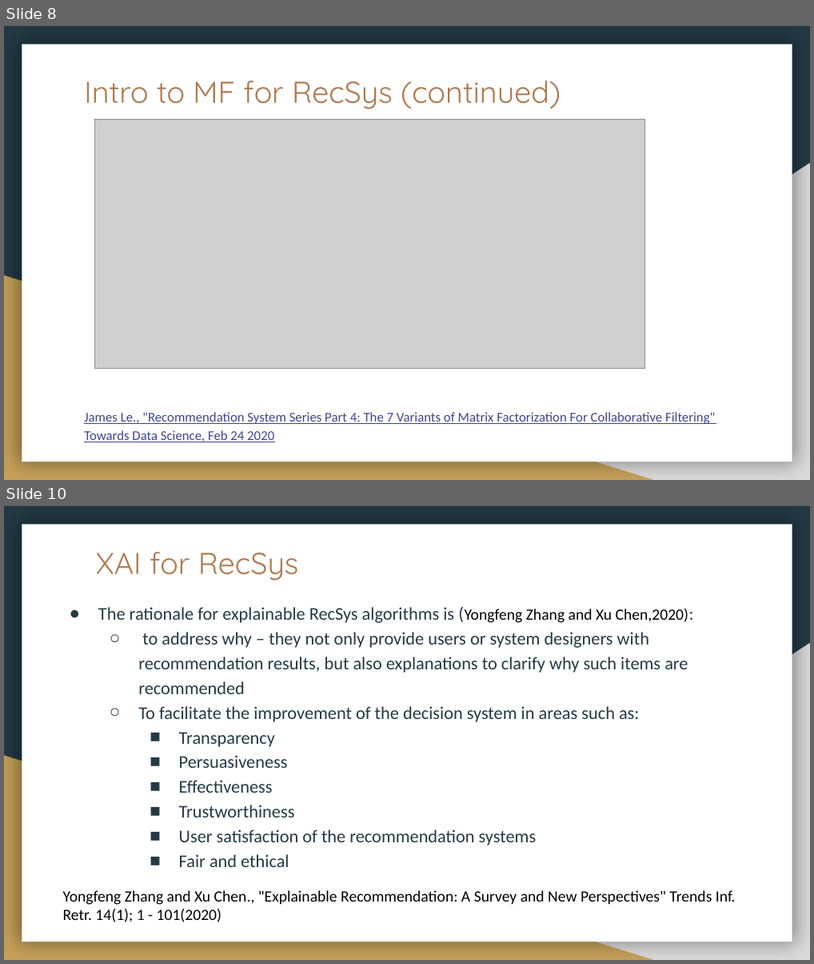
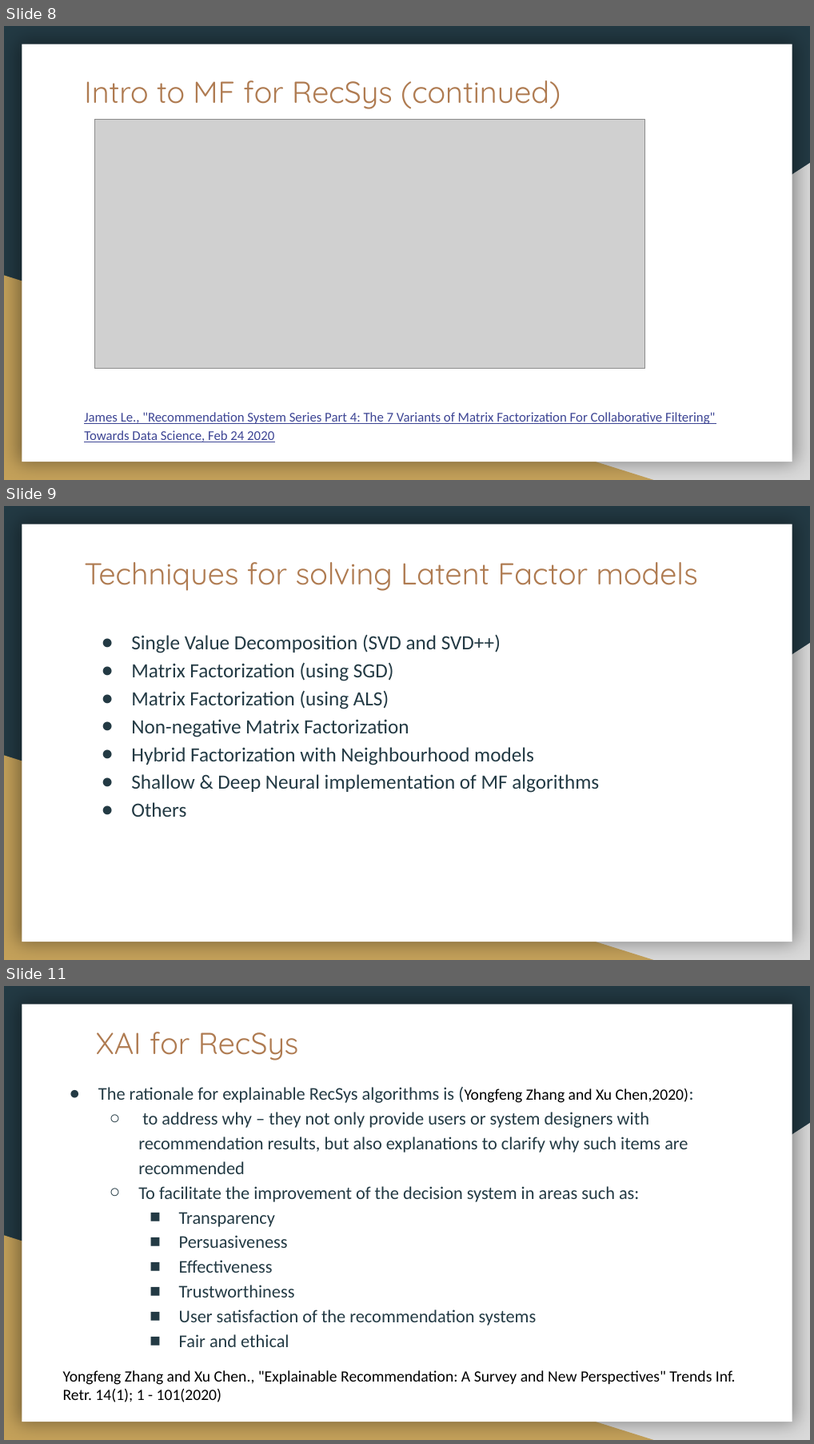
Before and after one commit to aidowu1/Hands-on-Intro-to-building-Explainability-for-RecSys, a slide deck: Presentation/Hands-on Intro to developing Explainability for Recommendation Systems.pptx. Shown one above the other, each under a label of ours: slides 8 and 10 before the commit, slides 8, 9 and 11 after it; the slides between them are not shown. The pictures are 814x964 and 814x1444 pixels, drawn with LibreOffice and Linux fonts; fonts in the diff are those of the drawing; grey boxes stand for pictures. Boxes give left, top, right and bottom in pixels: in the first picture for what was removed or moved away, otherwise in the second. Text is boxed around its words. In the diff, an @@ line names an element or a change of style, - is before the commit and + after.

```diff
--- a/Presentation/Hands-on Intro to developing Explainability for Recommendation Systems.pptx
+++ b/Presentation/Hands-on Intro to developing Explainability for Recommendation Systems.pptx
@@ slide 9 added at (x1=4, y1=506, x2=810, y2=960), background #233A44; not listed: 3 template elements that a slide beside it also shows @@
@@ title added at (x1=84, y1=562, x2=698, y2=591), 27 pt, text #AF7B51 @@
+Techniques for solving Latent Factor models
@@ text added at (x1=131, y1=634, x2=599, y2=816), 18 pt, text #233A44 @@
+● Single Value Decomposition (SVD and SVD++)
+● Matrix Factorization (using SGD)
+● Matrix Factorization (using ALS)
+● Non-negative Matrix Factorization
+● Hybrid Factorization with Neighbourhood models
+● Shallow & Deep Neural implementation of MF algorithms
+● Others
@@ what was slide 10 is now slide 11 @@
```
Also in this commit, not shown: 12 slides changed, 4 other slides added, 1 slide removed, 9 other files.
